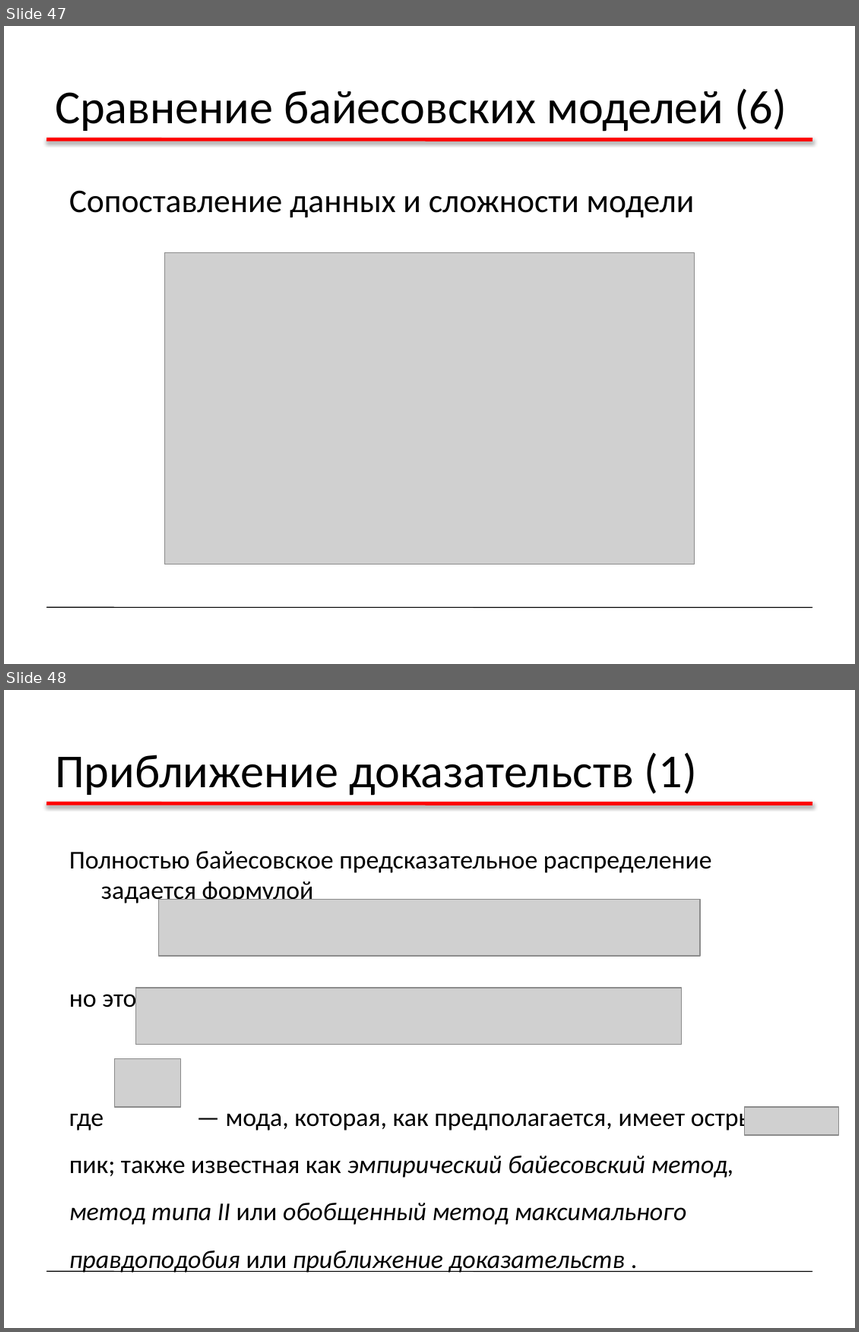
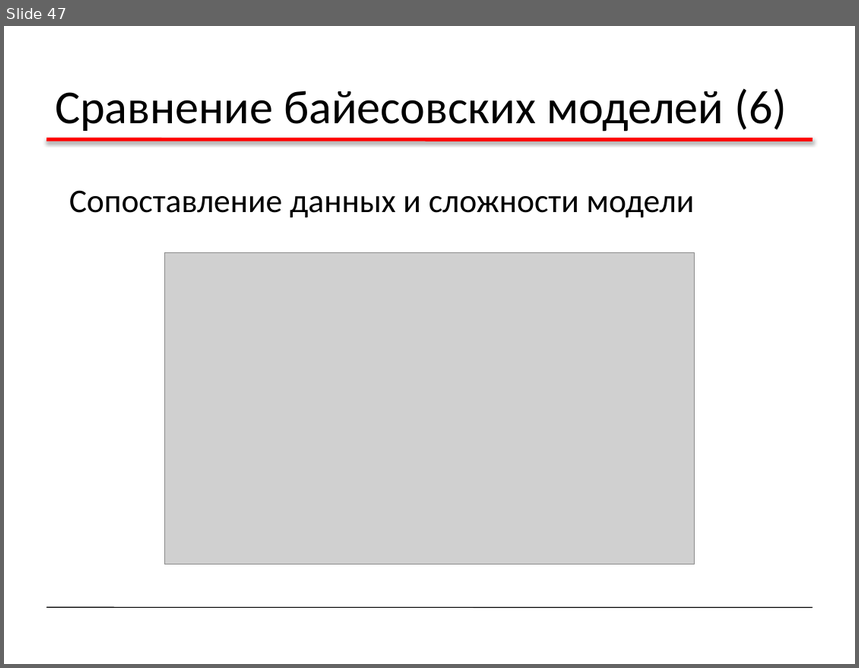
Before and after one commit to sudakov/ai-lab, a slide deck: ML2.pptx. Shown one above the other, each under a label of ours: slides 47 and 48 before the commit, slide 47 after it. The pictures are 859x1332 and 859x668 pixels, drawn with LibreOffice and Linux fonts; fonts in the diff are those of the drawing; grey boxes stand for pictures. Boxes give left, top, right and bottom in pixels: in the first picture for what was removed or moved away, otherwise in the second. Text is boxed around its words. In the diff, an @@ line names an element or a change of style, - is before the commit and + after.

```diff
--- a/ML2.pptx
+++ b/ML2.pptx
@@ slide 48 removed at (4, 690, 855, 1328), background #FFFFFF; not listed: 2 template elements that a slide beside it also shows @@
@@ title removed at (55, 752, 697, 796) @@
-Приближение доказательств (1)
@@ text removed at (69, 851, 770, 1273) @@
-Полностью байесовское предсказательное распределение задается формулой
-но этот интеграл труднорешаем. Приблизительно с
-где — мода, которая, как предполагается, имеет острый пик; также известная как эмпирический байесовский метод, метод типа II или обобщенный метод максимального правдоподобия или приближение доказательств .
@@ picture removed at (159, 900, 700, 957) @@
@@ picture removed at (136, 988, 683, 1045) @@
@@ picture removed at (115, 1059, 181, 1108) @@
@@ picture removed at (744, 1107, 838, 1135) @@
```
Also in this commit, not shown: 12 slides changed, 4 other slides removed, 5 other files.
